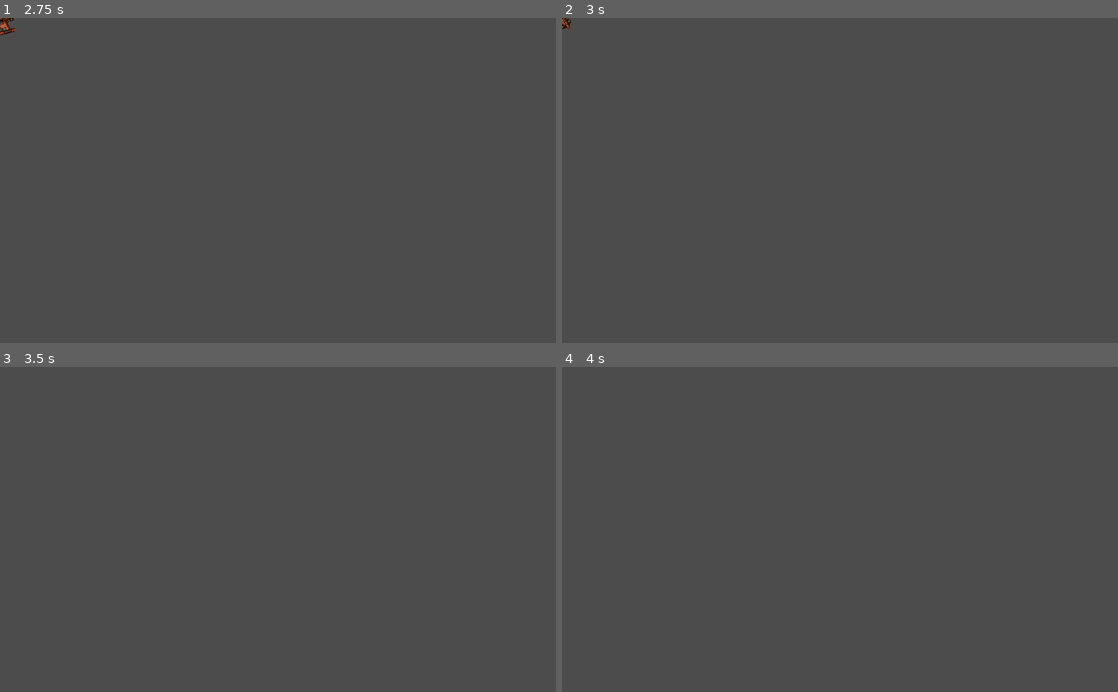
Above: before the commit, frames 1-4 (two rows, left to right).
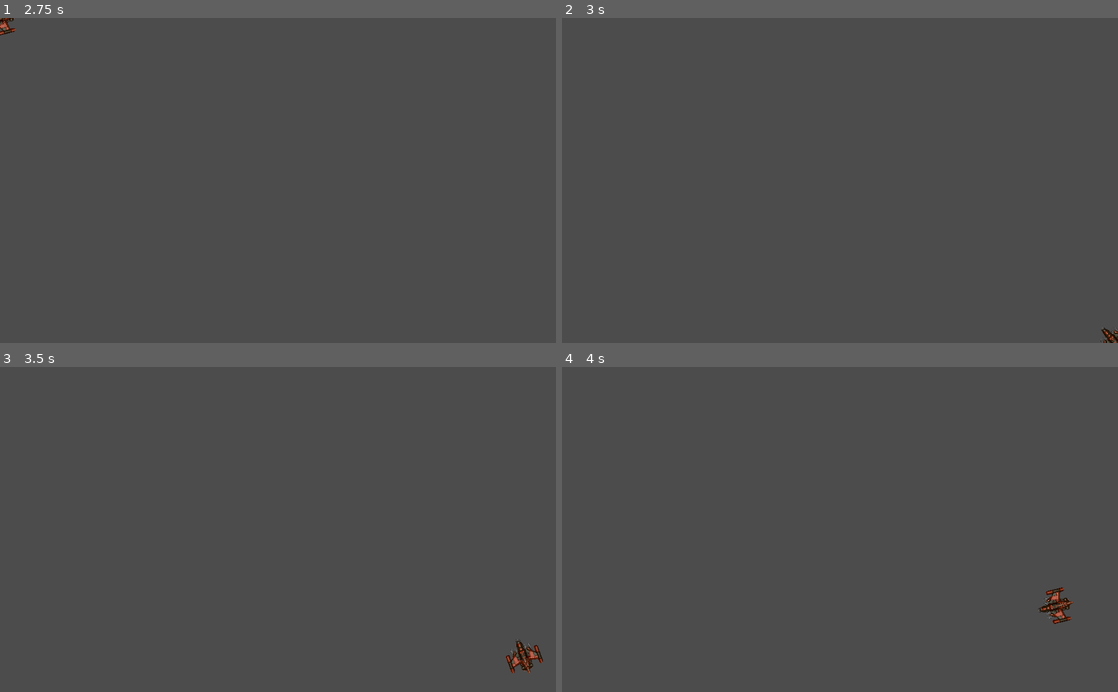
Above: after the commit, the same moments.

Repository: hiperlogic/SpaceRocks
Game: Godot game, scene res://Player/player.tscn
The game is run twice, just before and just after one commit, with the same random seed, the same clock (stepped at 60 frames per second) and the same inputs. The project has no main scene, so this scene is started directly.
Inputs:
- Up to frame 1 (2.75 s): tap Enter at 0.5 s; hold D (rotate_right) 0.53-1.28 s; hold A (rotate_left) 1.28-2.03 s; hold D (rotate_right) from 2.03 s (still down)
- Up to frame 2 (3 s): release D (rotate_right) at 2.78 s; hold W (thrust) from 2.78 s (still down)
- Up to frame 3 (3.5 s): keep holding W (thrust)
- Up to frame 4 (4 s): release W (thrust) at 3.53 s; hold A (rotate_left) from 3.53 s (still down)

Frame 1 is identical in both runs. In frame 2, 0.1% of the frame differs, in the area x 0-100%, y 0-100%; in frame 3, 0.3%; in frame 4, 0.3%, in the area x 85-92%, y 67-80%.

Commit message:
adding screen wrap

Diff:
--- a/Player/player.gd
+++ b/Player/player.gd
@@ -9,9 +9,12 @@
 var thrust = Vector2()
 var rotation_dir = 0
 
+var screensize = Vector2()
+
 # Called when the node enters the scene tree for the first time.
 func _ready():
 	change_state(States.ALIVE)
+	screensize = get_viewport().get_visible_rect().size
 
 func change_state(new_state):
 	### TODO: Should check if the current to new state transition is ok
@@ -48,3 +51,17 @@
 	set_applied_force(thrust.rotated(rotation))
 	set_applied_torque(spin_power * rotation_dir)
 	pass
+
+func _integrate_forces(physics_state):
+	set_applied_force(thrust.rotated(rotation))
+	set_applied_torque(spin_power*rotation_dir)
+	var xform = physics_state.get_transform()
+	if xform.origin.x > screensize.x:
+		xform.origin.x = 0
+	if xform.origin.x<0:
+		xform.origin.x = screensize.x
+	if xform.origin.y > screensize.y:
+		xform.origin.y = 0
+	if xform.origin.y < 0:
+		xform.origin.y = screensize.y
+	physics_state.set_transform(xform)
